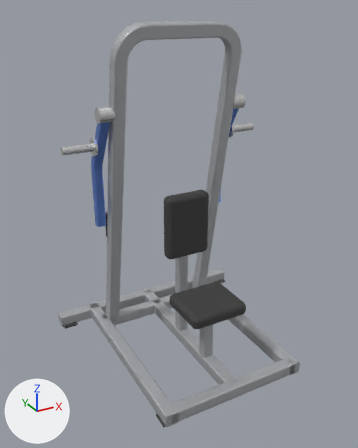
The glTF model catalogs/ludus/models/LD-A004/model.glb, before and after one commit.
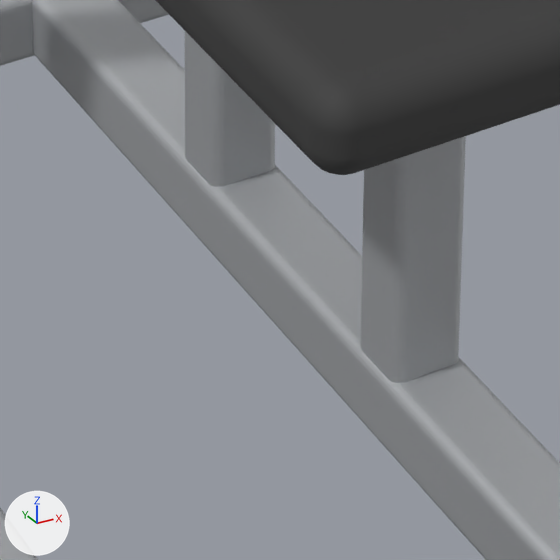
Old and new are each drawn whole from a 50 mm lens placed at (-1.43, -2.52, 2.17), pointed at (-0.06, -0.03, 0.92) and again close up on the part from 42% to 63% of the width and 68% to 85% of the height. Lighting does not change. The marker at lower left points along +X, +Y and +Z. The first two pictures are the older version. Where no turn or scale is listed for an object, it has been applied to the vertices.
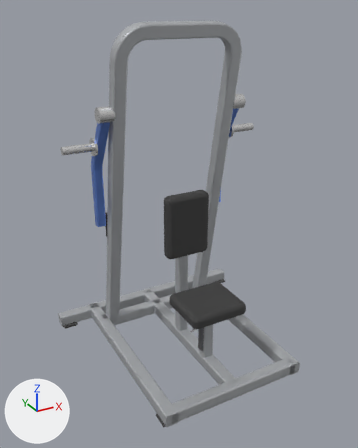
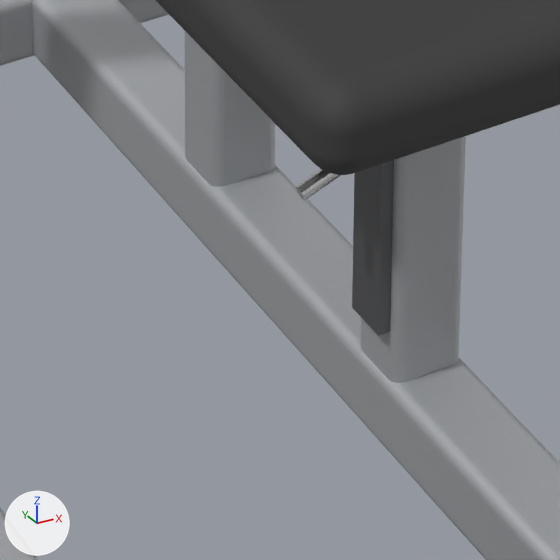
Boxes (x1, y1, x2, y2) around the edits, measured in the close-ups (560 x 560 px):
'seat_adjuster', added: after (352, 160, 394, 336)
'Mesh_5.004', moved, turned, rescaled (not visible before): after (295, 169, 341, 200)

The change in detail:
Material 'plate' (mat_plate) is new.
Its base color is (0.169, 0.173, 0.18) (grey #727376).
Its metallic is 0.7.
Its roughness is 0.35.
Mesh me_mesh_3_1 is new.
It is a box spanning x -0.006..0.006, y -0.022..0.022, z -0.13..0.13.
It uses material mat_plate (grey #727376).
Object 'Mesh_5.004' (ob_mesh_5_004) moves from (0.393, -0.42, 1.61) to (0.075, 0.0, 0.305).
Object 'Mesh_5.004' (ob_mesh_5_004) turns from (-90, 0, -90) to (-111, 0, -90) degrees about x, y and z.
Object 'Mesh_5.004' (ob_mesh_5_004) is rescaled from (0.045, 0.045, 0.045) to (0.014, 0.014, 0.0854).
Object 'seat_adjuster' (ob_seat_adjuster) is new; it shows me_mesh_3_1.
Its location is (-0.041, -0.286, 0.26).
